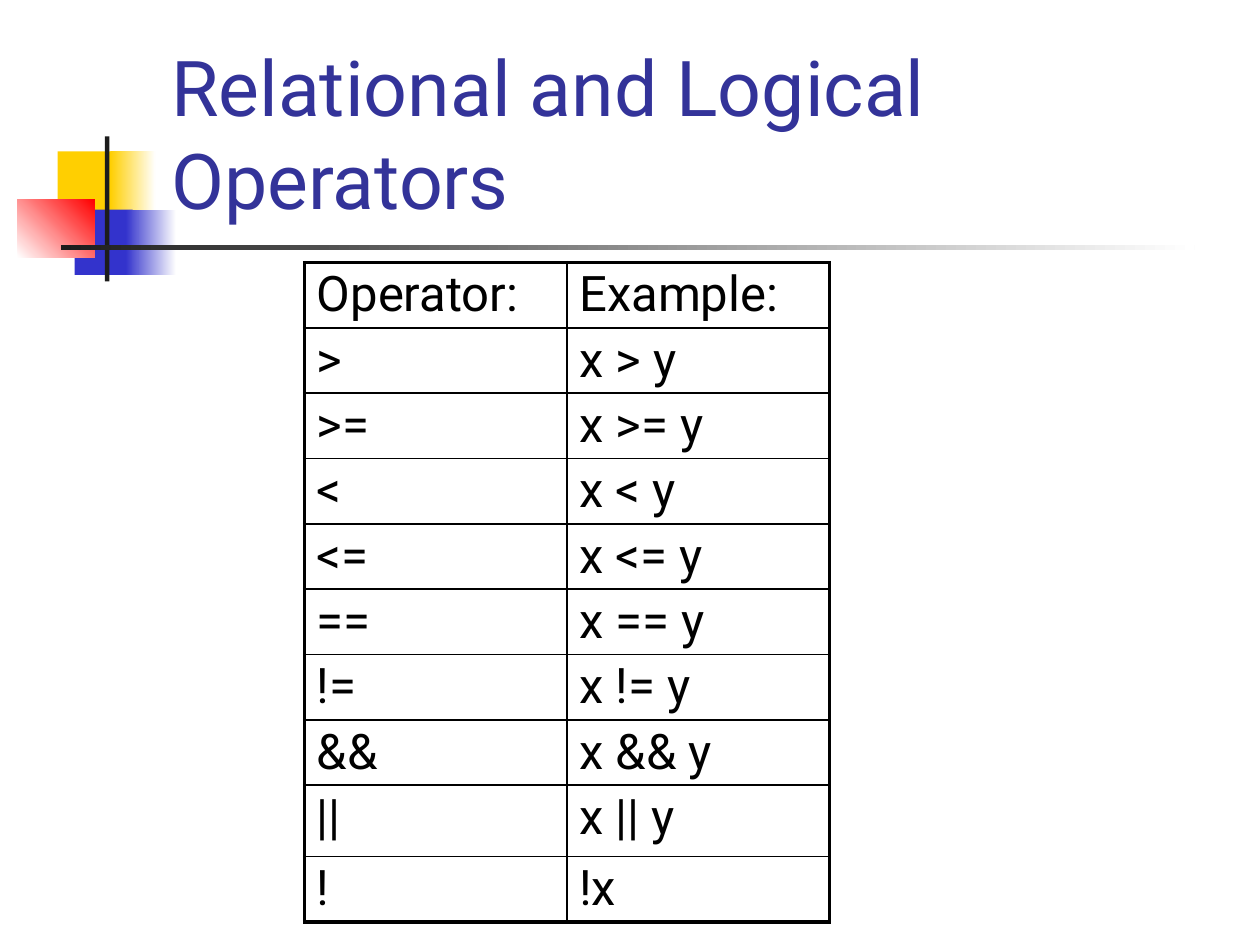
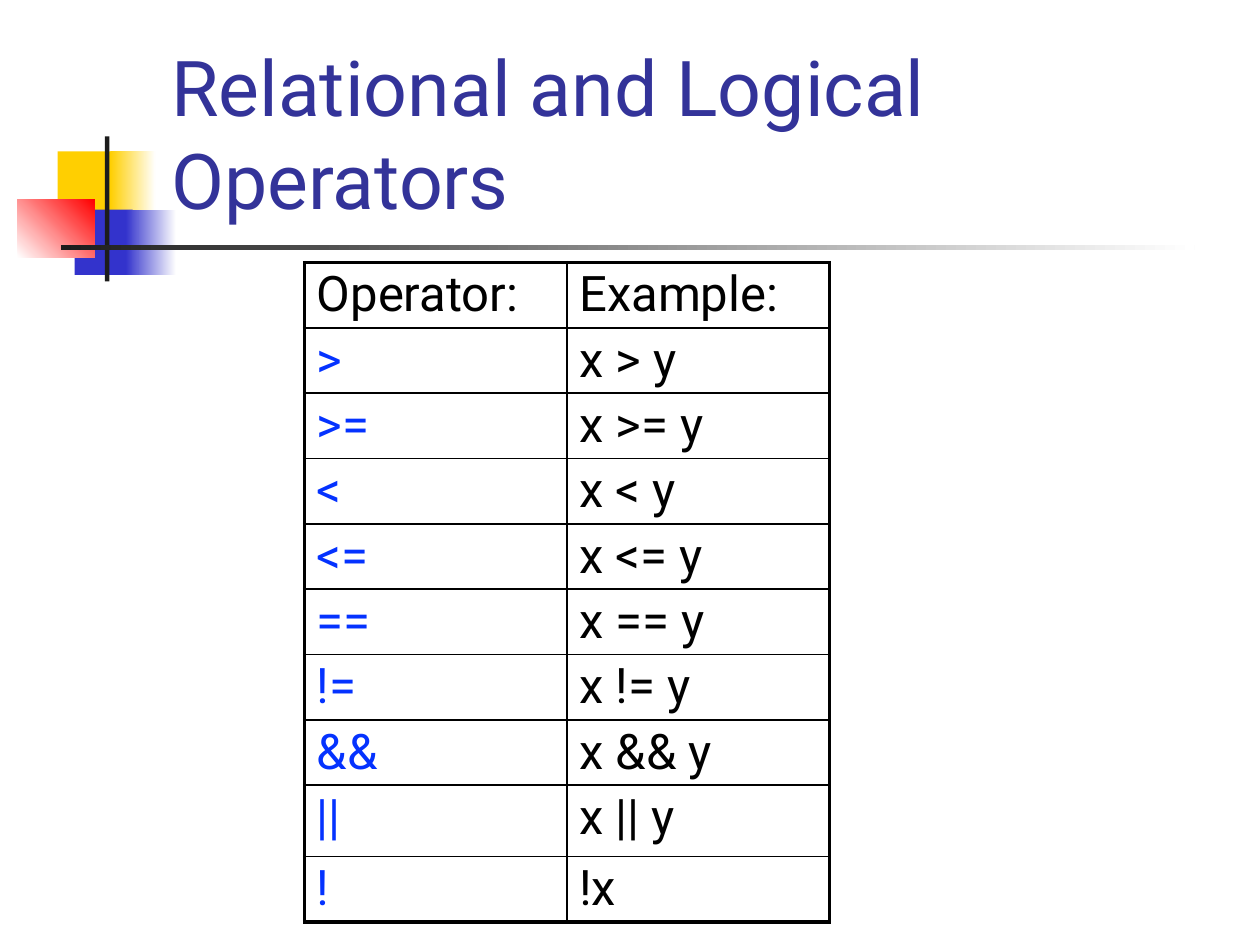
Before and after one commit to csslab-ustc/csslab-ustc.github.io, a slide deck: slide 13 of courses/sysprog/slides/lec03-exp.pptx. Drawn at 1260x945 pixels with LibreOffice and Linux fonts; fonts in the diff are those of the drawing. Boxes give left, top, right and bottom in pixels: in the first picture for what was removed or moved away, otherwise in the second. Text is boxed around its words. In the diff, an @@ line names an element or a change of style, - is before the commit and + after.

```diff
--- a/courses/sysprog/slides/lec03-exp.pptx
+++ b/courses/sysprog/slides/lec03-exp.pptx
@@ table at bbox=[305, 262, 829, 934] @@
@@ text colour #000000 to #0432FF in ">", ">=", "<", "<=" and 5 more places @@
```
Also in this commit, not shown: 11 other slides changed, 2 other files.
